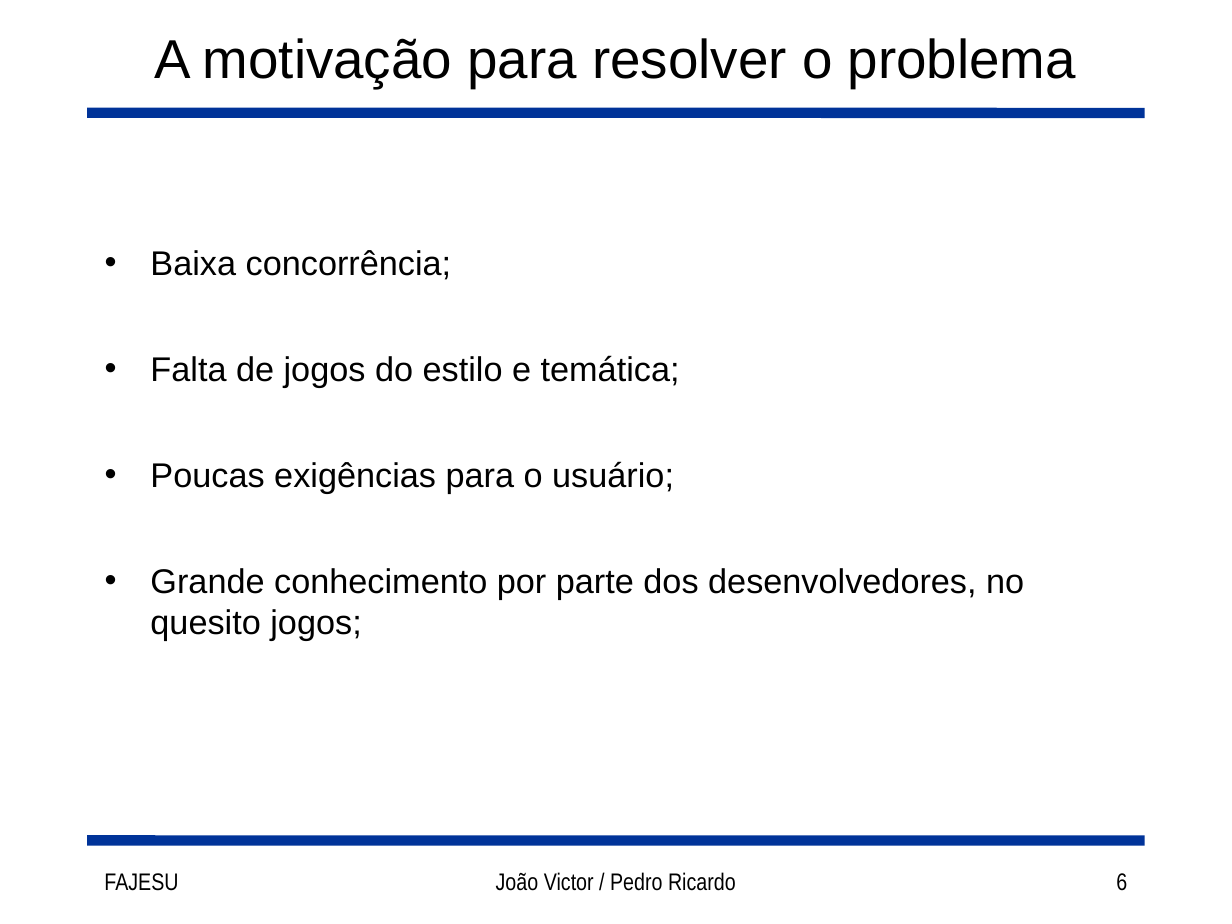
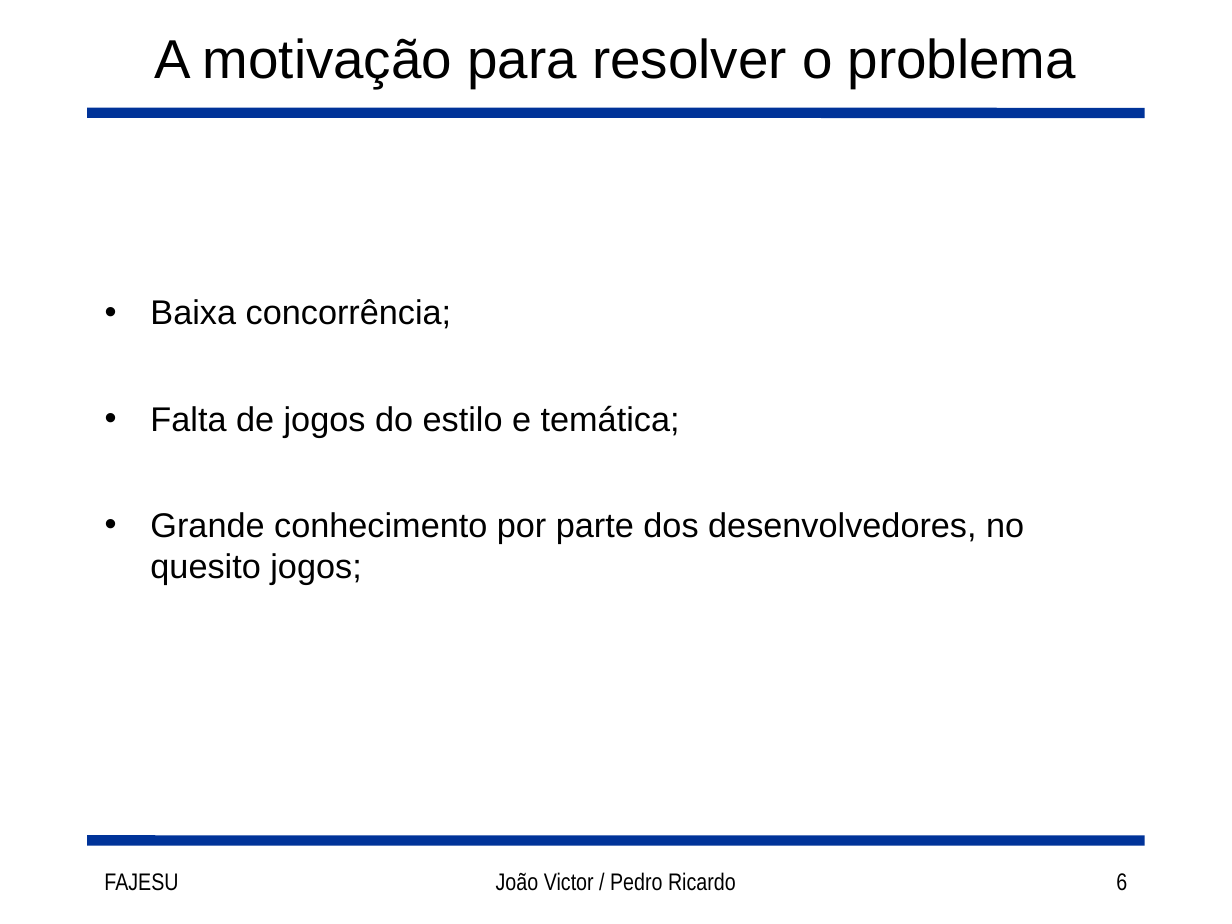
Before and after one commit to joaorocha/tcc-got-v1, a slide deck: slide 6 of docs/Slides.ppt. Drawn at 1232x924 pixels with LibreOffice and Linux fonts; fonts in the diff are those of the drawing. Boxes give left, top, right and bottom in pixels: in the first picture for what was removed or moved away, otherwise in the second. Text is boxed around its words. In the diff, an @@ line names an element or a change of style, - is before the commit and + after.

```diff
--- a/docs/Slides.ppt
+++ b/docs/Slides.ppt
@@ text at <box>150,461,674,494</box>: paragraph removed @@
-• Poucas exigências para o usuário;
```
Also in this commit, not shown: 9 other slides changed, 1 other file.
